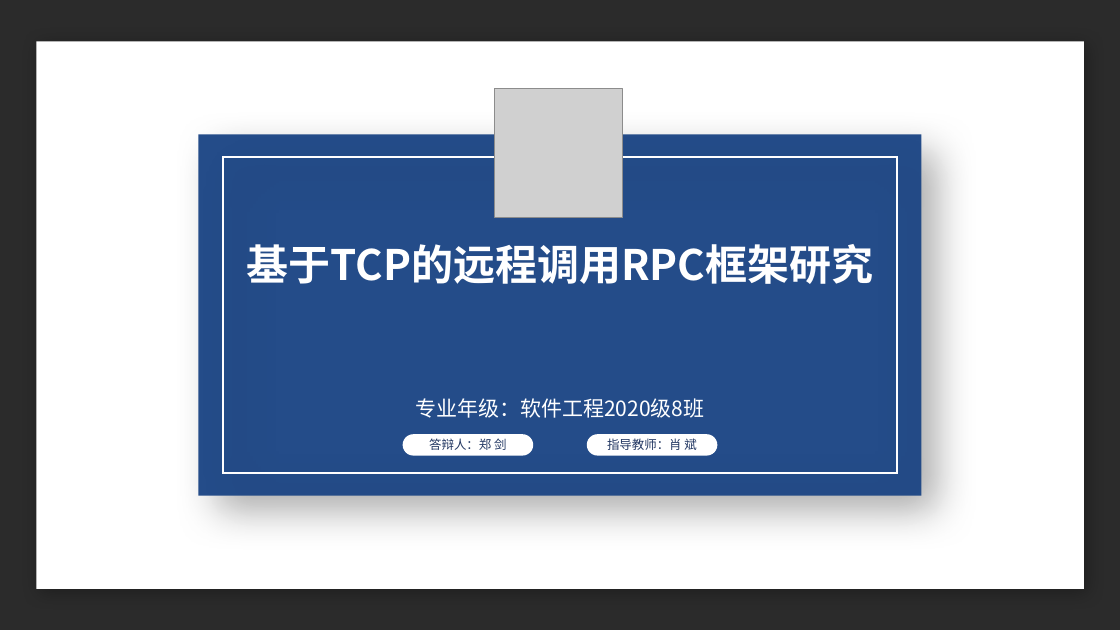
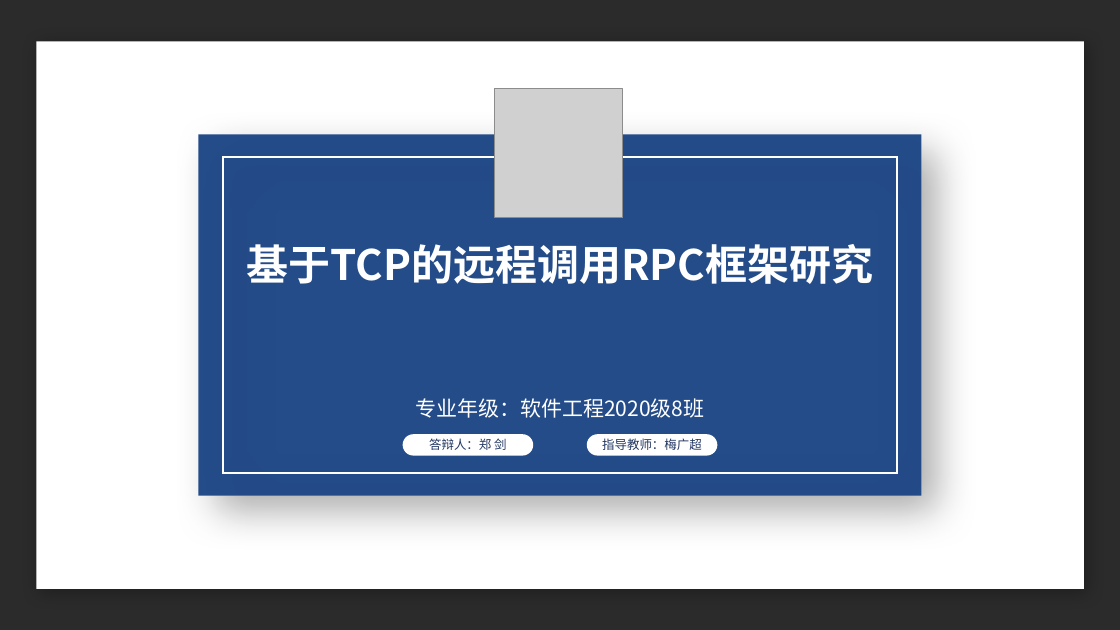
Before and after one commit to 2290653824/sward-rpc, a slide deck: slide 1 of files/2. 开题答辩/201931031311_卓悦_西南石油大学毕业设计（论文）开题报告.pptx. Drawn at 1120x630 pixels with LibreOffice and Linux fonts; fonts in the diff are those of the drawing; grey boxes stand for pictures; background and template pictures are left out; a plain dark background stands for a picture behind light text. Boxes give left, top, right and bottom in pixels: in the first picture for what was removed or moved away, otherwise in the second. Text is boxed around its words. In the diff, an @@ line names an element or a change of style, - is before the commit and + after.

```diff
--- a/files/2. 开题答辩/201931031311_卓悦_西南石油大学毕业设计（论文）开题报告.pptx
+++ b/files/2. 开题答辩/201931031311_卓悦_西南石油大学毕业设计（论文）开题报告.pptx
@@ text in rounded rectangle at bbox=[602, 438, 702, 450]: text changed @@
-指导教师：肖 斌
+指导教师：梅广超
```
Also in this commit, not shown: 9 other slides changed, 1 slide added, 1 slide removed, 1 other file.
